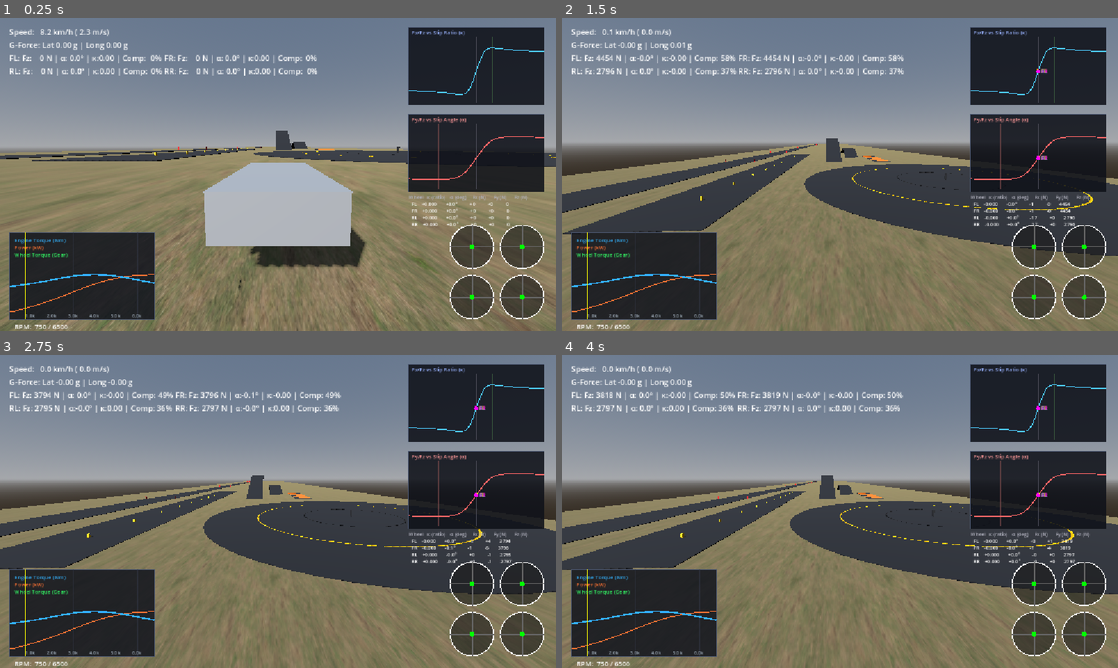
Above: before the commit, frames 1-4 (two rows, left to right).
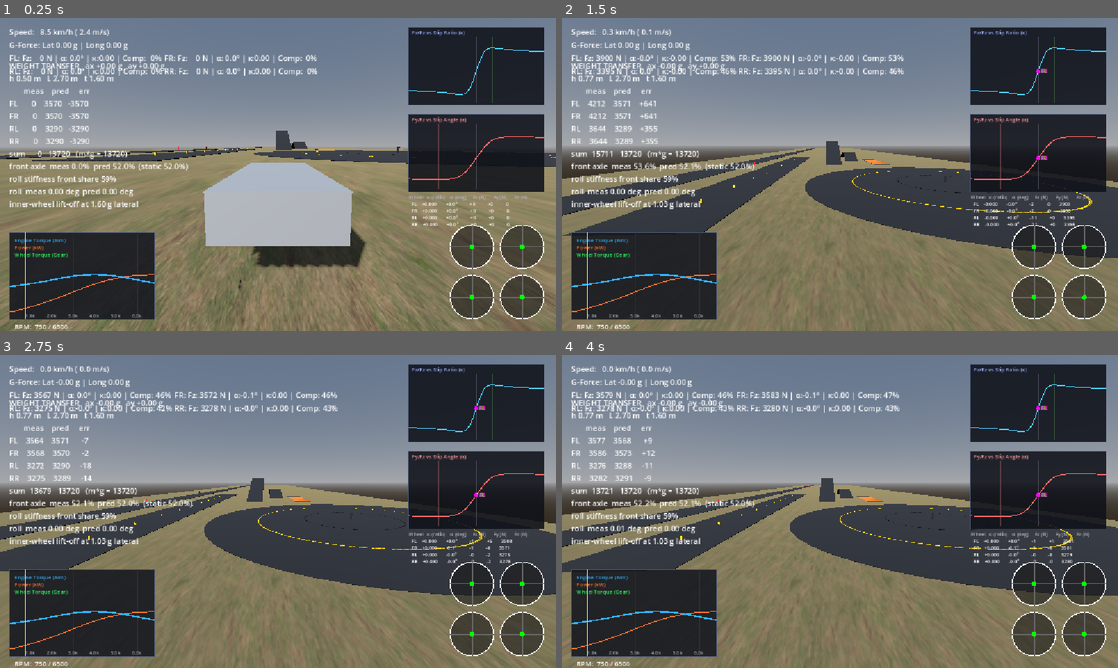
Above: after the commit, the same moments.

Repository: RealAbdurRehman/grounded
Game: Godot game, scene res://scenes/world/world.tscn
Two runs of this game, one before a commit and one after it. Both use one fixed random seed, a clock stepped at 60 frames per second and the inputs below.
Inputs (mouse positions are in pixels of both pictures, inside the frame that each line leads up to):
- Up to frame 1 (0.25 s): no input
- Up to frame 2 (1.5 s): tap Enter at 0.5 s; move the mouse to (867, 174) at 0.52 s; hold E (gear_up) 0.53-1.25 s; hold V (camera_mode) 0.53-1.25 s; click (867, 174) at 0.67 s; drag from (728, 190) to (812, 237) at 1.27 s
- Up to frame 3 (2.75 s): move the mouse to (333, 442) at 2.02 s; hold D (steer_right) from 2.03 s (still down); hold L (toggle_logging) from 2.03 s (still down)
- Up to frame 4 (4 s): release D (steer_right) at 2.75 s; release L (toggle_logging) at 2.75 s; drag from (812, 574) to (673, 464) at 2.77 s; move the mouse to (1006, 558) at 3.52 s; hold A (steer_left) from 3.53 s (still down); tap I at 3.6 s

The runs differ from the first frame. In frame 1, 2.2% of the frame differs, in the area x 1-46%, y 3-76%; in frame 2, 7.3%; in frame 3, 8.2%, in the area x 0-100%, y 7-100%; in frame 4, 8.1%.

Commit message:
Add weight transfer debug overlay and tune test vehicle settings

Diff:
--- a/project.godot
+++ b/project.godot
@@ -90,6 +90,7 @@
 
 common/physics_ticks_per_second=120
 3d/physics_engine="Jolt Physics"
+common/physics_interpolation=true
 
 [rendering]
 
--- a/resources/chassis/default.tres
+++ b/resources/chassis/default.tres
@@ -4,4 +4,6 @@
 
 [resource]
 script = ExtResource("1_5chv3")
+front_arb_stiffness = 10200.0
+rear_arb_stiffness = 3200.0
 metadata/_custom_type_script = "uid://bwprdmk5kupc6"
--- a/resources/suspensions/default.tres
+++ b/resources/suspensions/default.tres
@@ -4,4 +4,5 @@
 
 [resource]
 script = ExtResource("1_vu11u")
+spring_stiffness = 24000.0
 metadata/_custom_type_script = "uid://mnsyudn5vsag"
--- a/scenes/ui/telemetry.tscn
+++ b/scenes/ui/telemetry.tscn
@@ -5,6 +5,7 @@
 [ext_resource type="Script" uid="uid://c8w2pckrnqllq" path="res://scripts/debug/engine_debug.gd" id="3_l381d"]
 [ext_resource type="Script" uid="uid://c7doqgftobsg3" path="res://scripts/debug/telemetry_logger.gd" id="3_vohb0"]
 [ext_resource type="Script" uid="uid://1wtxbkgdam8i" path="res://scripts/debug/tire_debug.gd" id="4_klrao"]
+[ext_resource type="Script" uid="uid://d2mqstkcdnqlg" path="res://scripts/debug/weight_transfer.gd" id="5_d53db"]
 
 [node name="Telemetry" type="CanvasLayer" unique_id=1683315418]
 
@@ -17,6 +18,18 @@
 grow_vertical = 2
 mouse_filter = 2
 script = ExtResource("1_g2q0o")
+
+[node name="WeightTransfer" type="Label" parent="TelemetryDebug" unique_id=578121033]
+layout_mode = 1
+anchors_preset = 4
+anchor_top = 0.5
+anchor_bottom = 0.5
+offset_left = 19.0
+offset_top = -169.0
+offset_right = 263.0
+offset_bottom = 4.0
+grow_vertical = 2
+script = ExtResource("5_d53db")
 
 [node name="VBoxContainer" type="VBoxContainer" parent="TelemetryDebug" unique_id=1408052307]
 layout_mode = 0
--- a/scenes/vehicle/vehicle.tscn
+++ b/scenes/vehicle/vehicle.tscn
@@ -4,6 +4,8 @@
 [ext_resource type="Script" uid="uid://cnyyb4kyw2uoj" path="res://scripts/vehicle/wheel.gd" id="2_2aj0h"]
 [ext_resource type="Script" uid="uid://qdtawm0erttj" path="res://scripts/vehicle/engine.gd" id="2_cs81w"]
 [ext_resource type="Script" uid="uid://dwugrbcr8g24y" path="res://scripts/vehicle/drivetrain.gd" id="3_cs81w"]
+[ext_resource type="Resource" uid="uid://cy03f6l8210n2" path="res://resources/suspensions/default.tres" id="5_3wsv0"]
+[ext_resource type="Resource" uid="uid://bm8cqomr2xsjc" path="res://resources/tires/default.tres" id="6_bswb0"]
 
 [sub_resource type="BoxShape3D" id="BoxShape3D_8rti0"]
 size = Vector3(1.8, 0.7, 4.2)
@@ -16,8 +18,8 @@
 
 [sub_resource type="CylinderMesh" id="CylinderMesh_8rti0"]
 material = SubResource("StandardMaterial3D_udt0a")
-top_radius = 0.33
-bottom_radius = 0.33
+top_radius = 0.31
+bottom_radius = 0.31
 height = 0.25
 radial_segments = 12
 
@@ -43,6 +45,8 @@
 [node name="WheelFL" type="RayCast3D" parent="Wheels" unique_id=1185262635]
 transform = Transform3D(1, 0, 0, 0, 1, 0, 0, 0, 1, -0.8, 0.25, -1.35)
 script = ExtResource("2_2aj0h")
+suspension_config = ExtResource("5_3wsv0")
+tire_model = ExtResource("6_bswb0")
 is_front = true
 is_driven = false
 
@@ -53,6 +57,8 @@
 [node name="WheelFR" type="RayCast3D" parent="Wheels" unique_id=1065968054]
 transform = Transform3D(1, 0, 0, 0, 1, 0, 0, 0, 1, 0.8, 0.25, -1.35)
 script = ExtResource("2_2aj0h")
+suspension_config = ExtResource("5_3wsv0")
+tire_model = ExtResource("6_bswb0")
 is_front = true
 is_driven = false
 
@@ -63,6 +69,8 @@
 [node name="WheelRL" type="RayCast3D" parent="Wheels" unique_id=136557973]
 transform = Transform3D(1, 0, 0, 0, 1, 0, 0, 0, 1, -0.8, 0.25, 1.35)
 script = ExtResource("2_2aj0h")
+suspension_config = ExtResource("5_3wsv0")
+tire_model = ExtResource("6_bswb0")
 
 [node name="Mesh" type="MeshInstance3D" parent="Wheels/WheelRL" unique_id=1879087921]
 transform = Transform3D(-4.371139e-08, -1, 0, 1, -4.371139e-08, 0, 0, 0, 1, 0, 0, 0)
@@ -71,6 +79,8 @@
 [node name="WheelRR" type="RayCast3D" parent="Wheels" unique_id=834798633]
 transform = Transform3D(1, 0, 0, 0, 1, 0, 0, 0, 1, 0.8, 0.25, 1.35)
 script = ExtResource("2_2aj0h")
+suspension_config = ExtResource("5_3wsv0")
+tire_model = ExtResource("6_bswb0")
 
 [node name="Mesh" type="MeshInstance3D" parent="Wheels/WheelRR" unique_id=1706105306]
 transform = Transform3D(-4.371139e-08, -1, 0, 1, -4.371139e-08, 0, 0, 0, 1, 0, 0, 0)
@@ -79,4 +89,4 @@
 [node name="Markers" type="Node3D" parent="." unique_id=111010334]
 
 [node name="CenterOfMass" type="Marker3D" parent="Markers" unique_id=779543473]
-transform = Transform3D(1, 0, 0, 0, 1, 0, 0, 0, 1, 0, 0.2, -0.2)
+transform = Transform3D(1, 0, 0, 0, 1, 0, 0, 0, 1, 0, 0.52, -0.055)
--- a/scenes/world/world.tscn
+++ b/scenes/world/world.tscn
@@ -4,7 +4,6 @@
 [ext_resource type="Texture2D" uid="uid://be5q370waxn70" path="res://assets/textures/ground/disp.png" id="2_t5ptc"]
 [ext_resource type="Texture2D" uid="uid://c4iuxf2c8214a" path="res://assets/textures/ground/nor.jpg" id="3_bq33v"]
 [ext_resource type="PackedScene" uid="uid://dr8e42tbw6xk2" path="res://scenes/vehicle/vehicle.tscn" id="3_j2gmx"]
-[ext_resource type="Resource" uid="uid://bm8cqomr2xsjc" path="res://resources/tires/default.tres" id="4_1yooq"]
 [ext_resource type="Script" uid="uid://bwprdmk5kupc6" path="res://scripts/vehicle/configs/chassis.gd" id="4_gb53w"]
 [ext_resource type="Texture2D" uid="uid://c7ma8ggfipg" path="res://assets/textures/ground/arm.jpg" id="4_j2gmx"]
 [ext_resource type="Script" uid="uid://bkel8e4frgv51" path="res://scripts/vehicle/configs/engine.gd" id="5_gb53w"]
@@ -467,6 +466,9 @@
 [node name="TelemetryDebug" parent="Telemetry" index="0" unique_id=1098802702 node_paths=PackedStringArray("target_vehicle")]
 target_vehicle = NodePath("../../Vehicle")
 
+[node name="WeightTransfer" parent="Telemetry/TelemetryDebug" index="0" unique_id=578121033 node_paths=PackedStringArray("vehicle")]
+vehicle = NodePath("../../../Vehicle")
+
 [node name="EngineDebug" parent="Telemetry" index="1" unique_id=863474613 node_paths=PackedStringArray("engine_node", "drivetrain_node", "target_vehicle")]
 engine_node = NodePath("../../Vehicle/Engine")
 drivetrain_node = NodePath("../../Vehicle/Drivetrain")
@@ -513,21 +515,17 @@
 
 [node name="WheelFL" parent="Vehicle/Wheels" parent_id_path=PackedInt32Array(429220544, 2027221242) index="0" unique_id=1185262635]
 suspension_config = SubResource("Resource_dlabj")
-tire_model = ExtResource("4_1yooq")
 can_steer = true
 
 [node name="WheelFR" parent="Vehicle/Wheels" parent_id_path=PackedInt32Array(429220544, 2027221242) index="1" unique_id=1065968054]
 suspension_config = SubResource("Resource_dlabj")
-tire_model = ExtResource("4_1yooq")
 can_steer = true
 
 [node name="WheelRL" parent="Vehicle/Wheels" parent_id_path=PackedInt32Array(429220544, 2027221242) index="2" unique_id=136557973]
 suspension_config = SubResource("Resource_dlabj")
-tire_model = ExtResource("4_1yooq")
 
 [node name="WheelRR" parent="Vehicle/Wheels" parent_id_path=PackedInt32Array(429220544, 2027221242) index="3" unique_id=834798633]
 suspension_config = SubResource("Resource_dlabj")
-tire_model = ExtResource("4_1yooq")
 
 [node name="Tests" type="Node3D" parent="." unique_id=1518008125]
 transform = Transform3D(1, 0, 0, 0, 1, 0, 0, 0, 1, -53.848, 0.6, 500)
--- /dev/null
+++ b/scripts/debug/weight_transfer.gd
@@ -0,0 +1,231 @@
+class_name WeightTransferAnalyzer
+extends Label
+
+@export var vehicle: Vehicle
+
+@export var enabled: bool = true
+@export_range(0.02, 0.5, 0.01) var accel_smoothing_time: float = 0.15
+
+var wheelbase: float = 1.0
+
+var cg_to_front: float = 0.5
+var cg_to_rear: float = 0.5
+
+var track_front: float = 1.0
+var track_rear: float = 1.0
+
+var cg_height: float = 0.5
+
+var roll_stiffness_front: float = 1.0
+var roll_stiffness_rear: float = 1.0
+
+var front_roll_share: float = 0.5
+
+var accel_long: float = 0.0
+var accel_lat: float = 0.0
+
+var predicted: PackedFloat32Array = PackedFloat32Array([0.0, 0.0, 0.0, 0.0])
+var measured: PackedFloat32Array = PackedFloat32Array([0.0, 0.0, 0.0, 0.0])
+
+var roll_pred_deg: float = 0.0
+var roll_meas_deg: float = 0.0
+
+var lift_off_g: float = 0.0
+
+var _wheels: Array[Wheel] = []
+
+var _prev_velocity: Vector3 = Vector3.ZERO
+
+var _geometry_ready: bool = false
+
+var _h_valid: bool = false
+
+var _text_timer: float = 0.0
+
+
+func _ready() -> void:
+	if !enabled:
+		return
+
+	await get_tree().physics_frame
+	_measure_geometry()
+
+	_prev_velocity = vehicle.linear_velocity
+
+	_geometry_ready = true
+
+
+func _measure_geometry() -> void:
+	_wheels = [vehicle.wheel_fl, vehicle.wheel_fr, vehicle.wheel_rl, vehicle.wheel_rr]
+
+	var com: Vector3 = vehicle.center_of_mass
+	var fl: Vector3 = vehicle.to_local(vehicle.wheel_fl.global_position)
+	var fr: Vector3 = vehicle.to_local(vehicle.wheel_fr.global_position)
+	var rl: Vector3 = vehicle.to_local(vehicle.wheel_rl.global_position)
+	var rr: Vector3 = vehicle.to_local(vehicle.wheel_rr.global_position)
+
+	var front_z: float = (fl.z + fr.z) * 0.5
+	var rear_z: float = (rl.z + rr.z) * 0.5
+
+	wheelbase = rear_z - front_z
+
+	cg_to_front = com.z - front_z
+	cg_to_rear = rear_z - com.z
+
+	track_front = absf(fl.x - fr.x)
+	track_rear = absf(rl.x - rr.x)
+
+	roll_stiffness_front = _axle_roll_stiffness(
+		vehicle.wheel_fl,
+		track_front,
+		vehicle.config.front_arb_stiffness,
+	)
+	roll_stiffness_rear = _axle_roll_stiffness(
+		vehicle.wheel_rl,
+		track_rear,
+		vehicle.config.rear_arb_stiffness,
+	)
+	front_roll_share = roll_stiffness_front / maxf(roll_stiffness_front + roll_stiffness_rear, 1.0)
+
+
+func _axle_roll_stiffness(wheel: Wheel, track: float, arb_stiffness: float) -> float:
+	var k_wheel: float = wheel.suspension_config.spring_stiffness
+	return (0.5 * k_wheel + arb_stiffness) * track * track
+
+
+func _physics_process(delta: float) -> void:
+	if not _geometry_ready:
+		return
+
+	_update_acceleration(delta)
+	_update_cg_height()
+	_update_prediction()
+	_update_measurement()
+
+	_text_timer += delta
+	if _text_timer >= 0.1:
+		_text_timer = 0.0
+		text = _generate_report()
+
+
+func _update_acceleration(delta: float) -> void:
+	var v: Vector3 = vehicle.linear_velocity
+	var a_world: Vector3 = (v - _prev_velocity) / maxf(delta, 0.0001)
+	_prev_velocity = v
+
+	var basis: Basis = vehicle.global_transform.basis.orthonormalized()
+	var smoothing_factor: float = 1.0 - exp(-delta / accel_smoothing_time)
+
+	accel_long = lerpf(accel_long, a_world.dot(-basis.z), smoothing_factor)
+	accel_lat = lerpf(accel_lat, a_world.dot(basis.x), smoothing_factor)
+
+
+func _update_cg_height() -> void:
+	var sum_y: float = 0.0
+	var count: int = 0
+
+	for w in _wheels:
+		if w.is_grounded:
+			sum_y += vehicle.to_local(w.contact_point).y
+			count += 1
+
+	if count == 0:
+		return
+
+	var h: float = vehicle.center_of_mass.y - sum_y / count
+	cg_height = h if not _h_valid else lerpf(cg_height, h, 0.05)
+	_h_valid = true
+
+
+func _update_prediction() -> void:
+	var m: float = vehicle.mass
+	var g: float = float(ProjectSettings.get_setting("physics/3d/default_gravity")) * vehicle.gravity_scale
+	var weight: float = m * g
+	var avg_track: float = 0.5 * (track_front + track_rear)
+
+	var front_static: float = weight * cg_to_rear / wheelbase
+	var rear_static: float = weight * cg_to_front / wheelbase
+
+	var dw_long: float = m * accel_long * cg_height / wheelbase
+	var front_axle: float = maxf(front_static - dw_long, 0.0)
+	var rear_axle: float = maxf(rear_static + dw_long, 0.0)
+
+	var x_total: float = m * absf(accel_lat) * cg_height / avg_track
+	var x_front: float = x_total * front_roll_share
+	var x_rear: float = x_total - x_front
+
+	var front_pair: Vector2 = _axle_pair(front_axle, x_front)
+	var rear_pair: Vector2 = _axle_pair(rear_axle, x_rear)
+
+	var left_outside: bool = accel_lat >= 0.0
+
+	predicted[0] = front_pair.x if left_outside else front_pair.y
+	predicted[1] = front_pair.y if left_outside else front_pair.x
+	predicted[2] = rear_pair.x if left_outside else rear_pair.y
+	predicted[3] = rear_pair.y if left_outside else rear_pair.x
+
+	var k_total: float = roll_stiffness_front + roll_stiffness_rear
+	var k_eff: float = maxf(k_total - weight * cg_height, 1.0)
+
+	roll_pred_deg = rad_to_deg(m * absf(accel_lat) * cg_height / k_eff)
+	lift_off_g = avg_track / (2.0 * maxf(cg_height, 0.01))
+
+
+func _axle_pair(axle_load: float, transfer: float) -> Vector2:
+	var outside: float = axle_load * 0.5 + transfer
+	var inside: float = axle_load * 0.5 - transfer
+
+	if inside < 0.0:
+		outside += inside
+		inside = 0.0
+
+	return Vector2(outside, inside)
+
+
+func _update_measurement() -> void:
+	for i in range(4):
+		measured[i] = _wheels[i].normal_load_n
+
+	var basis: Basis = vehicle.global_transform.basis.orthonormalized()
+	roll_meas_deg = rad_to_deg(asin(clampf(basis.x.y, -1.0, 1.0)))
+
+
+func _generate_report() -> String:
+	var names: PackedStringArray = ["FL", "FR", "RL", "RR"]
+	var g: float = float(ProjectSettings.get_setting("physics/3d/default_gravity")) * vehicle.gravity_scale
+	var g_safe: float = maxf(g, 0.001)
+
+	var lines: PackedStringArray = PackedStringArray()
+	lines.append(
+		"WEIGHT TRANSFER   ax %+.2f g   ay %+.2f g" % [accel_long / g_safe, accel_lat / g_safe]
+	)
+	lines.append(
+		"h %.2f m   L %.2f m   t %.2f m" % [cg_height, wheelbase, 0.5 * (track_front + track_rear)]
+	)
+	lines.append("       meas    pred     err")
+
+	var sum_meas: float = 0.0
+	var sum_pred: float = 0.0
+
+	for i in range(4):
+		sum_meas += measured[i]
+		sum_pred += predicted[i]
+		lines.append(
+			"%s  %6.0f  %6.0f  %+6.0f"
+			% [names[i], measured[i], predicted[i], measured[i] - predicted[i]]
+		)
+
+	lines.append("sum %6.0f  %6.0f   (m*g = %.0f)" % [sum_meas, sum_pred, vehicle.mass * g])
+
+	var front_meas: float = (measured[0] + measured[1]) / maxf(sum_meas, 1.0) * 100.0
+	var front_pred: float = (predicted[0] + predicted[1]) / maxf(sum_pred, 1.0) * 100.0
+
+	lines.append(
+		"front axle  meas %.1f%%  pred %.1f%%  (static %.1f%%)"
+		% [front_meas, front_pred, cg_to_rear / wheelbase * 100.0]
+	)
+	lines.append("roll stiffness front share %.0f%%" % (front_roll_share * 100.0))
+	lines.append("roll  meas %.2f deg  pred %.2f deg" % [absf(roll_meas_deg), roll_pred_deg])
+	lines.append("inner-wheel lift-off at %.2f g lateral" % lift_off_g)
+
+	return "\n".join(lines)
--- a/scripts/vehicle/configs/chassis.gd
+++ b/scripts/vehicle/configs/chassis.gd
@@ -3,7 +3,7 @@
 
 @export_group("Specs")
 ## In Kg.
-@export var vehicle_mass: float = 1350.0
+@export var vehicle_mass: float = 1400.0
 
 ## In Nm.
 @export var max_brake_torque: float = 5000.0
@@ -23,5 +23,5 @@
 
 # Controls body roll
 @export_group("Anti Roll Bars")
-@export var front_arb_stiffness: float = 4500.0
-@export var rear_arb_stiffness: float = 3000.0
+@export var front_arb_stiffness: float = 12000.0
+@export var rear_arb_stiffness: float = 5000.0
--- a/scripts/vehicle/configs/suspension.gd
+++ b/scripts/vehicle/configs/suspension.gd
@@ -3,16 +3,16 @@
 
 @export_group("Wheel Geometry")
 ## Size of the wheel, in meters.
-@export var wheel_radius: float = 0.33
+@export var wheel_radius: float = 0.31
 
 ## How hard it is to spin the wheel.
 @export var wheel_inertia: float = 1.2
 
 @export_group("Spring")
-@export var spring_stiffness: float = 26000.0
+@export var spring_stiffness: float = 21000.0
 
 ## Resists suspension bouncing.
-@export var damper_stiffness: float = 2300.0
+@export var damper_stiffness: float = 2200.0
 
 ## How far the wheel hangs down from the car, in meters.
 @export var suspension_rest_length: float = 0.35
Not shown, added: scripts/debug/weight_transfer.gd.uid
